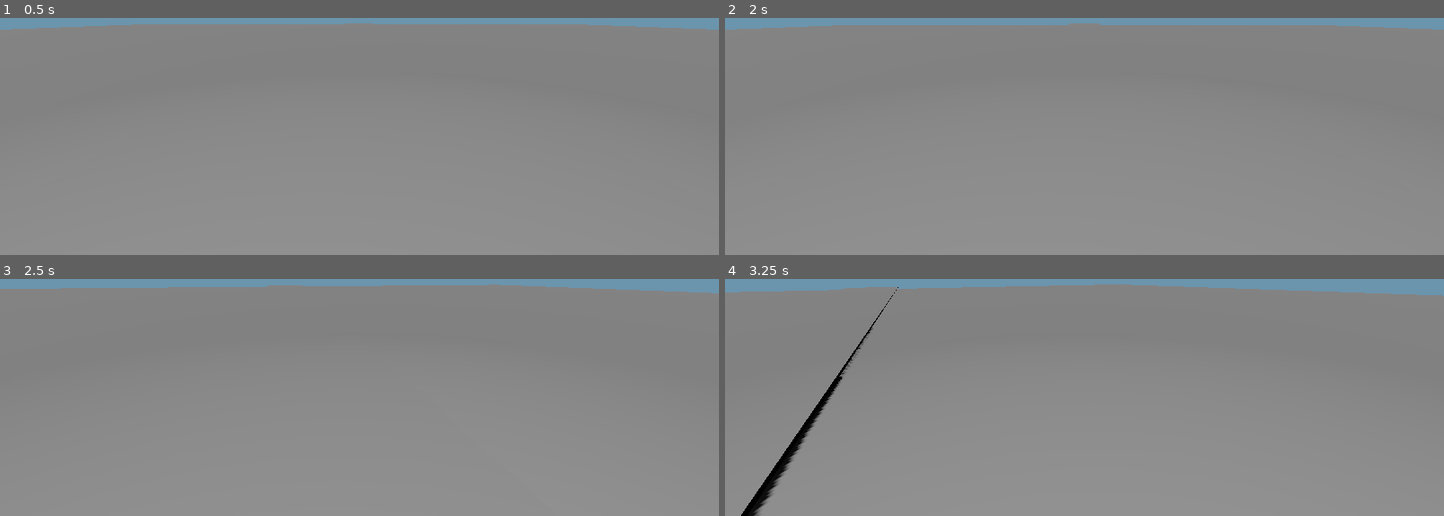
Above: before the commit, frames 1-4 (two rows, left to right).
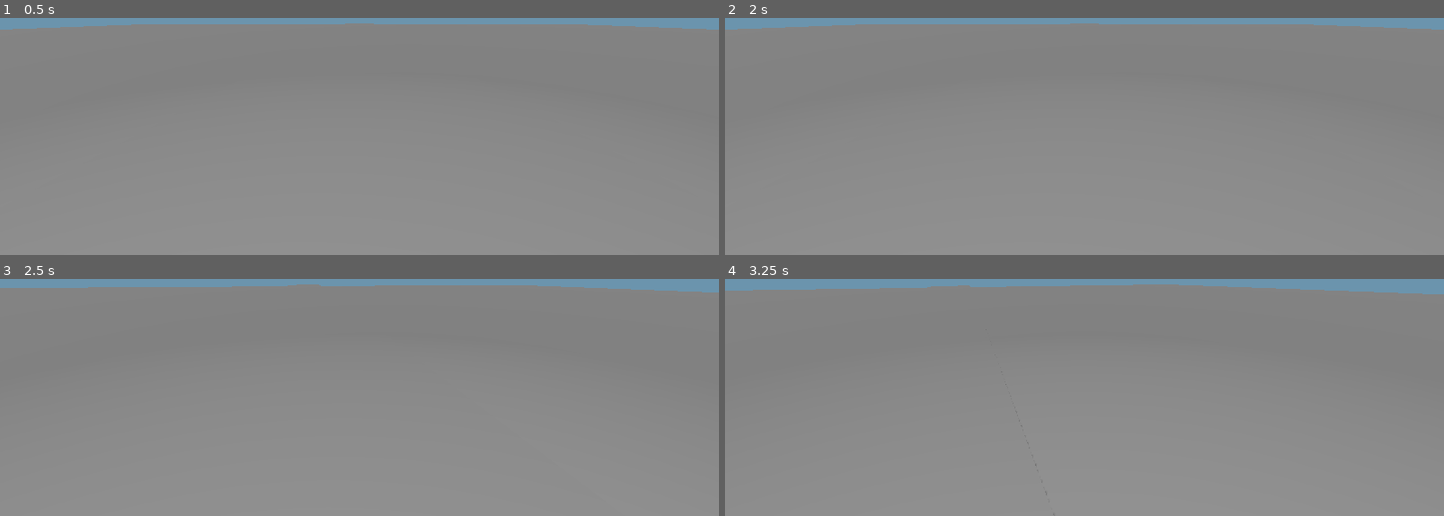
Above: after the commit, the same moments.

Repository: a536343736353-cmd/Euro_Haul_Clean
Game: Godot game, scene res://scenes/main.tscn
The game is run twice, just before and just after one commit, with the same random seed, the same clock (stepped at 60 frames per second) and the same inputs.
Inputs:
- Up to frame 1 (0.5 s): no input
- Up to frame 2 (2 s): tap Enter at 0.5 s; hold W (accelerate) from 0.53 s (still down); tap Space (brake) at 1.25 s
- Up to frame 3 (2.5 s): tap Enter at 2 s; release W (accelerate) at 2.03 s; hold A (steer_left) from 2.03 s (still down)
- Up to frame 4 (3.25 s): keep holding A (steer_left); tap Space (brake) at 2.75 s

Frame 1 is identical in both runs. In frame 2, 0.2% of the frame differs, in the area x 18-82%, y 2-4%; in frame 3, 0.2%; in frame 4, 1.6%, in the area x 0-100%, y 2-100%.

Commit message:
Connect truck node hierarchy to driving controller

Diff:
--- a/godot/scripts/truck_controller.gd
+++ b/godot/scripts/truck_controller.gd
@@ -1,40 +1,81 @@
 extends CharacterBody3D
 class_name EuroHaulTruckController
 
-@export var engine_acceleration := 8.0
+signal speed_changed(speed_kph: float)
+signal steering_changed(value: float)
+
+@export_group("Powertrain")
+@export var engine_acceleration := 7.0
 @export var service_brake := 18.0
 @export var max_forward_speed := 24.0
 @export var max_reverse_speed := 6.0
+@export var rolling_resistance := 1.4
+@export var air_drag := 0.018
+
+@export_group("Steering")
 @export var steering_rate := 1.25
-@export var rolling_resistance := 1.4
+@export var steering_sensitivity := 1.0
+
+@export_group("Vehicle")
+@export var gravity := 24.0
+@export var wheel_radius := 0.48
 
 var speed := 0.0
 var steering_input := 0.0
 var throttle_input := 0.0
 var brake_input := 0.0
 
+@onready var wheel_nodes: Array[Node3D] = [
+	$Visuals/Wheels/FrontLeft,
+	$Visuals/Wheels/FrontRight,
+	$Visuals/Wheels/RearLeft,
+	$Visuals/Wheels/RearRight
+]
+
 func _physics_process(delta: float) -> void:
 	_read_inputs()
-	var direction := sign(throttle_input)
-	if abs(throttle_input) > 0.01:
-		speed += direction * engine_acceleration * abs(throttle_input) * delta
-	else:
-		speed = move_toward(speed, 0.0, rolling_resistance * delta)
-	if brake_input > 0.01:
-		speed = move_toward(speed, 0.0, service_brake * brake_input * delta)
-	speed = clampf(speed, -max_reverse_speed, max_forward_speed)
-	var speed_factor := clampf(abs(speed) / max_forward_speed, 0.0, 1.0)
-	rotate_y(-steering_input * steering_rate * speed_factor * delta)
+	_update_powertrain(delta)
+	_update_steering(delta)
+	_update_wheel_visuals(delta)
+
 	var forward := -global_transform.basis.z
 	velocity.x = forward.x * speed
 	velocity.z = forward.z * speed
 	if not is_on_floor():
-		velocity.y -= 24.0 * delta
+		velocity.y -= gravity * delta
 	else:
 		velocity.y = -0.2
+
 	move_and_slide()
+	speed_changed.emit(speed * 3.6)
+	steering_changed.emit(steering_input)
 
 func _read_inputs() -> void:
-	steering_input = Input.get_axis("steer_right", "steer_left")
+	steering_input = Input.get_axis("steer_right", "steer_left") * steering_sensitivity
 	throttle_input = Input.get_axis("reverse", "accelerate")
 	brake_input = Input.get_action_strength("brake")
+
+func _update_powertrain(delta: float) -> void:
+	if absf(throttle_input) > 0.01:
+		var target_limit := max_forward_speed if throttle_input > 0.0 else max_reverse_speed
+		speed += signf(throttle_input) * engine_acceleration * absf(throttle_input) * delta
+		speed = clampf(speed, -max_reverse_speed, max_forward_speed)
+		if absf(speed) > target_limit:
+			speed = signf(speed) * target_limit
+	else:
+		speed = move_toward(speed, 0.0, rolling_resistance * delta)
+
+	speed = move_toward(speed, 0.0, air_drag * speed * speed * delta)
+	if brake_input > 0.01:
+		speed = move_toward(speed, 0.0, service_brake * brake_input * delta)
+
+func _update_steering(delta: float) -> void:
+	var speed_factor := clampf(absf(speed) / max_forward_speed, 0.12, 1.0)
+	rotate_y(-steering_input * steering_rate * speed_factor * delta)
+
+func _update_wheel_visuals(delta: float) -> void:
+	var wheel_turn := speed * delta / maxf(wheel_radius, 0.01)
+	for wheel in wheel_nodes:
+		wheel.rotate_object_local(Vector3.RIGHT, wheel_turn)
+	$Visuals/Wheels/FrontLeft.rotation.y = steering_input * 0.35
+	$Visuals/Wheels/FrontRight.rotation.y = steering_input * 0.35
